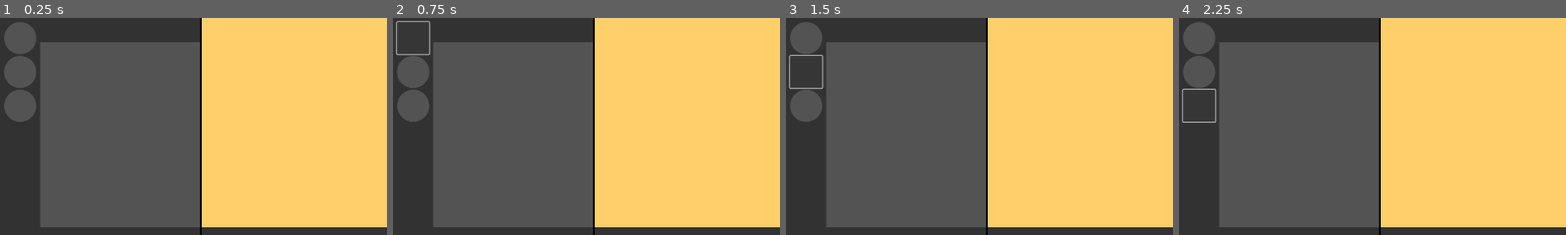
Above: before the commit, frames 1-4 (left to right).
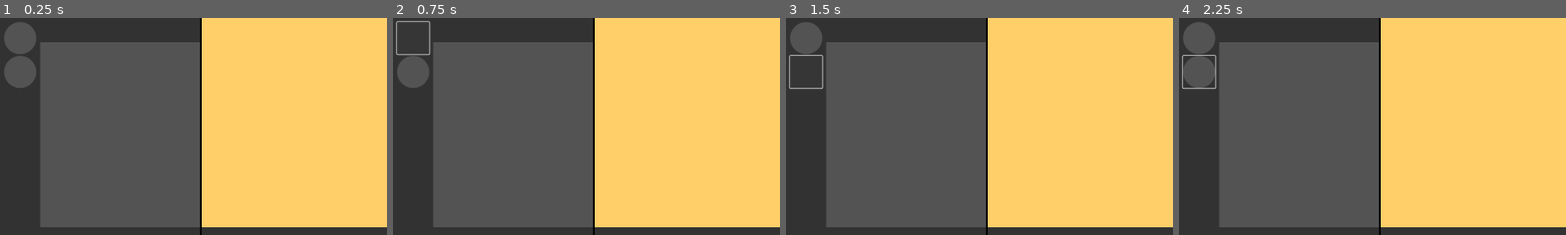
Above: after the commit, the same moments.

Repository: hunsri/3DAM
Game: Godot game, scene res://scenes/context_scenes/ServerViewUI.tscn
The game is run twice, just before and just after one commit, with the same random seed, the same clock (stepped at 60 frames per second) and the same inputs.
Inputs (mouse positions are % of the whole screen's width and height, from its top left):
- Up to frame 1 (0.25 s): no input
- Up to frame 2 (0.75 s): click (3, 5) at 0.52 s
- Up to frame 3 (1.5 s): click (3, 12) at 1.27 s
- Up to frame 4 (2.25 s): click (3, 20) at 2.02 s
The pictures show only the part of the screen within x 0-50%, y 0-50%; the shares and areas given below are measured in that part.

The runs differ from the first frame. In frame 1, 0.9% of the frame differs, in the area x 1-10%, y 33-48%; in frame 2, 0.9%; in frame 3, 0.9%; in frame 4, 0.4%.
Error in both runs: Invalid access to property or key 'server_name' on a base object of type 'Nil'. (res://scripts/ServerHandler.gd:38)

Commit message:
fixes location button layout

Diff:
--- a/scenes/subscenes/LocationButton.tscn
+++ b/scenes/subscenes/LocationButton.tscn
@@ -1,17 +1,23 @@
-[gd_scene load_steps=2 format=3 uid="uid://cbkbgf8jlopto"]
+[gd_scene load_steps=3 format=3 uid="uid://cbkbgf8jlopto"]
 
 [ext_resource type="Theme" uid="uid://koi0noce4p5b" path="res://themes/GUI_Base_Theme.tres" id="1_jf60t"]
 
-[node name="LocationButton" type="Control"]
-layout_mode = 3
-anchors_preset = 0
+[sub_resource type="StyleBoxEmpty" id="StyleBoxEmpty_jf60t"]
+
+[node name="LocationButton" type="PanelContainer"]
+anchors_preset = -1
+anchor_bottom = 0.074
+offset_right = 80.0
+offset_bottom = 0.08000183
+pivot_offset = Vector2(40, 40)
 size_flags_horizontal = 4
 size_flags_vertical = 4
+theme_override_styles/panel = SubResource("StyleBoxEmpty_jf60t")
 metadata/_edit_use_anchors_ = true
 
 [node name="LocationButton" type="Button" parent="."]
 custom_minimum_size = Vector2(80, 80)
-layout_mode = 0
+layout_mode = 2
 theme = ExtResource("1_jf60t")
 theme_type_variation = &"LocationButton"
 metadata/_edit_use_anchors_ = true
--- a/scenes/subscenes/LocationSelector.tscn
+++ b/scenes/subscenes/LocationSelector.tscn
@@ -1,6 +1,7 @@
-[gd_scene load_steps=2 format=3 uid="uid://kfomt2xswri8"]
+[gd_scene load_steps=3 format=3 uid="uid://kfomt2xswri8"]
 
 [ext_resource type="Theme" uid="uid://koi0noce4p5b" path="res://themes/GUI_Base_Theme.tres" id="1_h5pmh"]
+[ext_resource type="PackedScene" uid="uid://cbkbgf8jlopto" path="res://scenes/subscenes/LocationButton.tscn" id="2_sw0j3"]
 
 [node name="LocationSelector" type="Control"]
 layout_mode = 3
@@ -31,20 +32,9 @@
 pivot_offset = Vector2(40, 0)
 theme = ExtResource("1_h5pmh")
 
-[node name="LocationButton" type="Button" parent="LeftSidePanel/VBoxContainer"]
-custom_minimum_size = Vector2(80, 80)
+[node name="MyPC" parent="LeftSidePanel/VBoxContainer" instance=ExtResource("2_sw0j3")]
 layout_mode = 2
-theme = ExtResource("1_h5pmh")
-theme_type_variation = &"LocationButton"
+size_flags_horizontal = 0
 
-[node name="LocationButton2" type="Button" parent="LeftSidePanel/VBoxContainer"]
-custom_minimum_size = Vector2(80, 80)
+[node name="Server1" parent="LeftSidePanel/VBoxContainer" instance=ExtResource("2_sw0j3")]
 layout_mode = 2
-theme = ExtResource("1_h5pmh")
-theme_type_variation = &"LocationButton"
-
-[node name="LocationButton3" type="Button" parent="LeftSidePanel/VBoxContainer"]
-custom_minimum_size = Vector2(80, 80)
-layout_mode = 2
-theme = ExtResource("1_h5pmh")
-theme_type_variation = &"LocationButton"
